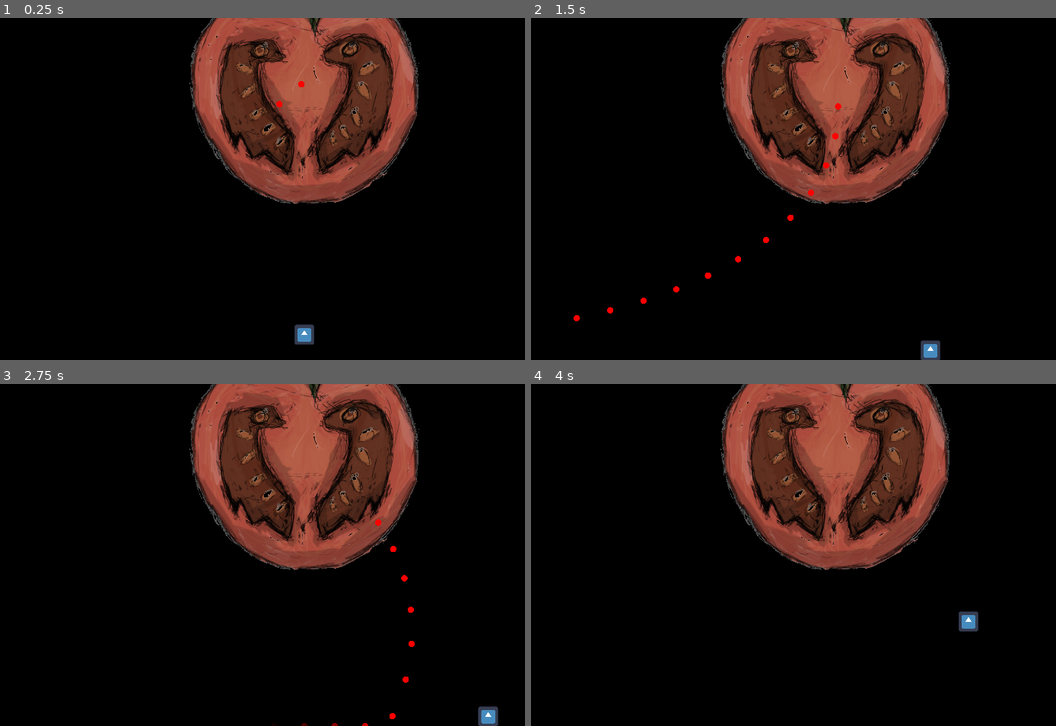
Above: before the commit, frames 1-4 (two rows, left to right).
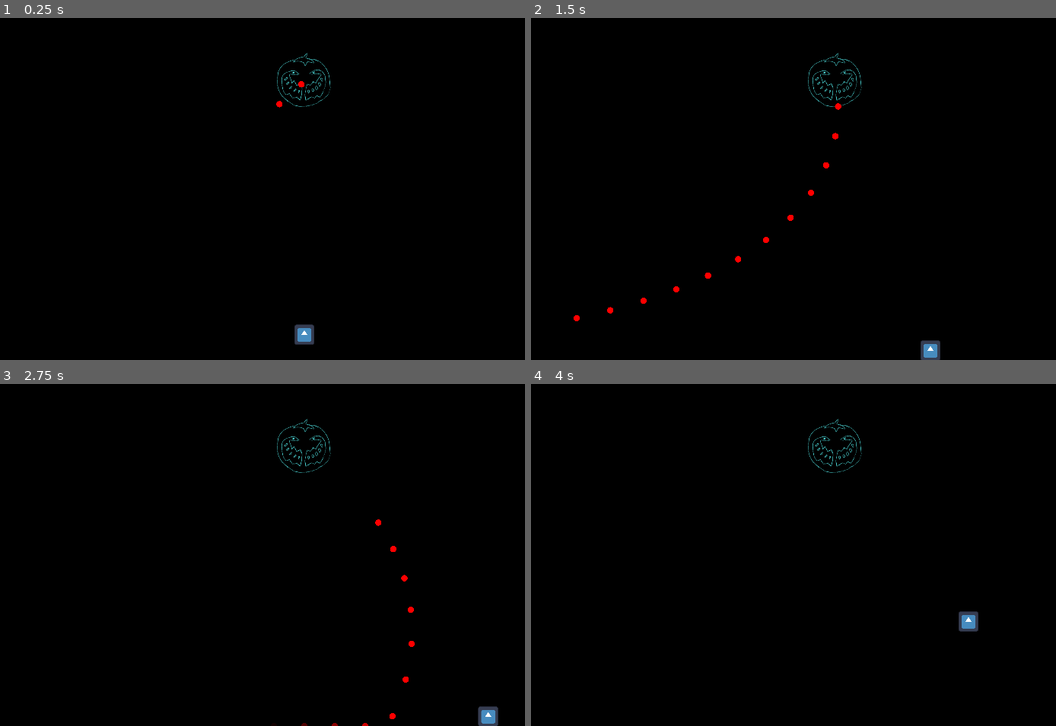
Above: after the commit, the same moments.

Repository: elpozewaunig/NightshadeLimbo
Game: Godot game, scene res://scenes/main.tscn
The game is run twice, just before and just after one commit, with the same random seed, the same clock (stepped at 60 frames per second) and the same inputs. The engine's default icon, where the game draws it, is replaced by a stand-in: a white triangle on a blue panel in a dark square.
Inputs:
- Up to frame 1 (0.25 s): no input
- Up to frame 2 (1.5 s): hold Right (ui_right) 0.53-1.28 s; hold Down (ui_down) from 1.28 s (still down)
- Up to frame 3 (2.75 s): release Down (ui_down) at 2.03 s; hold Right (ui_right) from 2.03 s (still down)
- Up to frame 4 (4 s): release Right (ui_right) at 2.78 s; hold Up (ui_up) 2.78-3.53 s; hold Left (ui_left) from 3.53 s (still down)

The runs differ from the first frame. In frame 1, 19% of the frame differs, in the area x 36-80%, y 0-55%; in frame 2, 19%; in frame 3, 19%; in frame 4, 19%.

Commit message:
Placeholder animation frames
count tubele

Diff:
--- a/scenes/main.tscn
+++ b/scenes/main.tscn
@@ -1,9 +1,10 @@
-[gd_scene load_steps=11 format=3 uid="uid://muherruagjtj"]
+[gd_scene load_steps=12 format=3 uid="uid://muherruagjtj"]
 
 [ext_resource type="Script" path="res://scripts/Player.gd" id="1_brnu4"]
 [ext_resource type="Texture2D" uid="uid://dfm6ftk7vj0ky" path="res://assets/sprites/icon.svg" id="2_ggfyx"]
 [ext_resource type="Script" path="res://scripts/Boss.gd" id="3_dc5q6"]
 [ext_resource type="Texture2D" uid="uid://1pglbjau0nyo" path="res://assets/sprites/placeholdermato.png" id="4_0luse"]
+[ext_resource type="PackedScene" uid="uid://faxfonmc1dmx" path="res://scenes/tomatospritetest.tscn" id="5_tneax"]
 
 [sub_resource type="CircleShape2D" id="CircleShape2D_stp6r"]
 radius = 30.0
@@ -79,7 +80,10 @@
 script = ExtResource("3_dc5q6")
 
 [node name="Sprite2D" type="Sprite2D" parent="Boss"]
+visible = false
 texture = ExtResource("4_0luse")
+
+[node name="Tomato" parent="Boss" instance=ExtResource("5_tneax")]
 
 [node name="CollisionShape2D" type="CollisionShape2D" parent="Boss"]
 position = Vector2(0, 40)
--- /dev/null
+++ b/scenes/tomatospritetest.tscn
@@ -0,0 +1,87 @@
+[gd_scene load_steps=7 format=3 uid="uid://faxfonmc1dmx"]
+
+[ext_resource type="Texture2D" uid="uid://bsyqkpd6sqkqm" path="res://assets/sprites/sprite_sheet.png" id="1_jaa73"]
+
+[sub_resource type="Animation" id="Animation_2k77j"]
+resource_name = "laughing"
+length = 1.374
+step = 0.1
+tracks/0/type = "value"
+tracks/0/imported = false
+tracks/0/enabled = true
+tracks/0/path = NodePath("Sprite2D:frame")
+tracks/0/interp = 1
+tracks/0/loop_wrap = true
+tracks/0/keys = {
+"times": PackedFloat32Array(0, 0.1, 0.2, 0.3, 0.4, 0.5, 0.6, 0.7),
+"transitions": PackedFloat32Array(1, 1, 1, 1, 1, 1, 1, 1),
+"update": 1,
+"values": [8, 9, 10, 11, 12, 12, 13, 13]
+}
+
+[sub_resource type="Animation" id="Animation_uumlt"]
+length = 0.001
+tracks/0/type = "value"
+tracks/0/imported = false
+tracks/0/enabled = true
+tracks/0/path = NodePath("Sprite2D:frame")
+tracks/0/interp = 1
+tracks/0/loop_wrap = true
+tracks/0/keys = {
+"times": PackedFloat32Array(0),
+"transitions": PackedFloat32Array(1),
+"update": 1,
+"values": [0]
+}
+
+[sub_resource type="Animation" id="Animation_46bjf"]
+resource_name = "laughbegin"
+step = 0.1
+tracks/0/type = "value"
+tracks/0/imported = false
+tracks/0/enabled = true
+tracks/0/path = NodePath("Sprite2D:frame")
+tracks/0/interp = 1
+tracks/0/loop_wrap = true
+tracks/0/keys = {
+"times": PackedFloat32Array(0, 0.1, 0.2, 0.3),
+"transitions": PackedFloat32Array(1, 1, 1, 1),
+"update": 1,
+"values": [0, 1, 2, 3]
+}
+
+[sub_resource type="Animation" id="Animation_lg5rs"]
+resource_name = "laughend"
+step = 0.1
+tracks/0/type = "value"
+tracks/0/imported = false
+tracks/0/enabled = true
+tracks/0/path = NodePath("Sprite2D:frame")
+tracks/0/interp = 1
+tracks/0/loop_wrap = true
+tracks/0/keys = {
+"times": PackedFloat32Array(0, 0.1, 0.2, 0.3, 0.4, 0.5),
+"transitions": PackedFloat32Array(1, 1, 1, 1, 1, 1),
+"update": 1,
+"values": [9, 10, 11, 12, 13, 13]
+}
+
+[sub_resource type="AnimationLibrary" id="AnimationLibrary_nmcjg"]
+_data = {
+"RESET": SubResource("Animation_uumlt"),
+"laughbegin": SubResource("Animation_46bjf"),
+"laughend": SubResource("Animation_lg5rs"),
+"laughing": SubResource("Animation_2k77j")
+}
+
+[node name="Tomato" type="Node2D"]
+
+[node name="Sprite2D" type="Sprite2D" parent="."]
+texture = ExtResource("1_jaa73")
+hframes = 5
+vframes = 4
+
+[node name="AnimationPlayer" type="AnimationPlayer" parent="."]
+libraries = {
+"": SubResource("AnimationLibrary_nmcjg")
+}
Binary file added: assets/sprites/sprite_sheet.png
Not shown, added: assets/sprites/sprite_sheet.png.import
